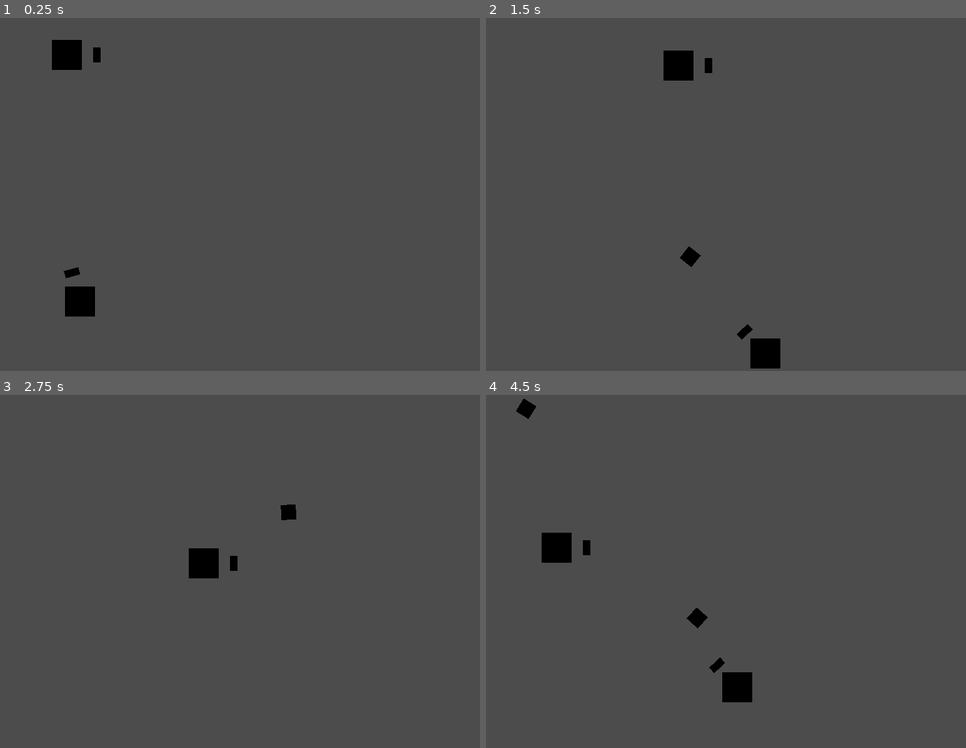
Above: before the commit, frames 1-4 (two rows, left to right).
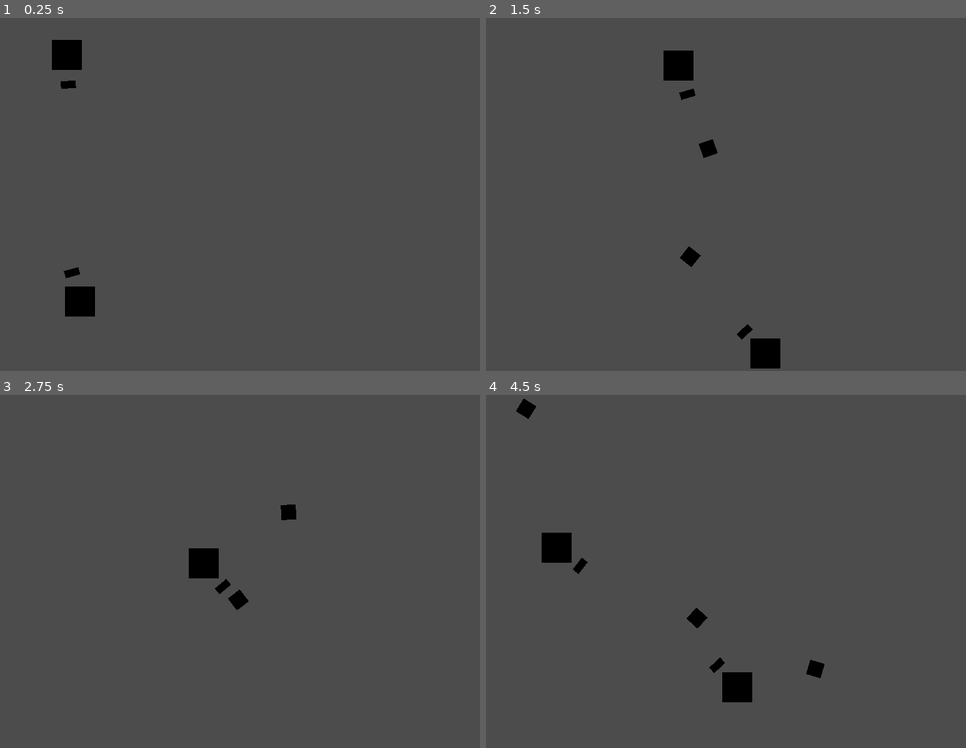
Above: after the commit, the same moments.

Repository: SaviHex/gmtk2020
Game: Godot game, scene res://core/Main/Main.tscn
The game is run twice, just before and just after one commit, with the same random seed, the same clock (stepped at 60 frames per second) and the same inputs.
Inputs (mouse positions are in pixels of both pictures, inside the frame that each line leads up to):
- Up to frame 1 (0.25 s): no input
- Up to frame 2 (1.5 s): move the mouse to (831, 173) at 0.52 s; hold D (right) 0.53-1.28 s; click (831, 173) at 0.6 s; move the mouse to (630, 208) at 1.27 s; hold S (down) from 1.28 s (still down); click (630, 208) at 1.35 s
- Up to frame 3 (2.75 s): move the mouse to (288, 486) at 2.02 s; release S (down) at 2.03 s; hold D (right) from 2.03 s (still down); click (288, 486) at 2.1 s
- Up to frame 4 (4.5 s): move the mouse to (702, 638) at 2.77 s; release D (right) at 2.78 s; hold W (up) 2.78-3.53 s; click (702, 638) at 2.85 s; move the mouse to (870, 620) at 3.52 s; hold A (left) from 3.53 s (still down); click (870, 620) at 3.6 s; move the mouse to (582, 515) at 4.27 s; click (582, 515) at 4.35 s

The runs differ from the first frame. In frame 1, 0.1% of the frame differs, in the area x 12-21%, y 8-21%; in frame 2, 0.3%; in frame 3, 0.3%; in frame 4, 0.3%, in the area x 18-71%, y 41-81%.

Commit message:
Inimigo agora atira no player

Diff:
--- a/src/core/Main/Main.gd
+++ b/src/core/Main/Main.gd
@@ -9,10 +9,15 @@
 	self.characters = $Characters.get_children()
 	init_enemies()
 
+func init_player():
+	pass
 
 func init_enemies():
 	var i = 0
 	for c in self.characters:
 		if c.is_in_group("enemy"):
-			c.init(self.paths[i])
+			c.init(self.paths[i], get_next_char(i))
 		i += 1
+
+func get_next_char(i: int) -> Node2D:
+	return self.characters[(i + 1) % self.characters.size()]
--- a/src/core/enemy/Enemy.gd
+++ b/src/core/enemy/Enemy.gd
@@ -1,67 +1,41 @@
 extends KinematicBody2D
 
-export var speed: float = 50
-var friction = 0.2
-var acceleration = 0.5
-var velocity = Vector2.ZERO
+export var speed: float = 1.0
+export var min_shoot_time: float = 1.0
+export var max_shoot_time: float = 5.0
 
-onready var pivot = get_node("Pivot")
-onready var bullet_point = get_node("Pivot/BulletPoint")
+onready var pivot = $Pivot
+onready var bullet_point = $Pivot/BulletPoint
+onready var shoot_timer: Timer = $ShootTimer
 
 var bullet = preload("res://core/bullet/Bullet.tscn")
 
-var main_node: Node2D
+var initialized: bool = false
 var current_path
-
-var path_positions = Array()
-var current_pos : int = 0
+var current_target: Node2D
 
 func _ready():
-	self.main_node = get_parent().get_parent()
-#
-#	var path_node_parent
-#	for node in get_parent().get_parent().get_node("Characters/AiPath").get_children():
-#		if node.get_name() == get_name():
-#			path_node_parent = node
-#			break
-#
-#	for node in path_node_parent.get_children():
-#		path_positions.append(node)
+	randomize()
+	var random_time = rand_range(self.min_shoot_time, self.max_shoot_time)
+	self.shoot_timer.wait_time = random_time
+	self.shoot_timer.start()
 
-
-func init(path: Path2D):
+func init(path: Path2D, target: Node2D):
 	self.current_path = path
 	self.current_path.start(self.speed)
-	print("initialized")
+	self.current_target = target
+	self.initialized = true
 
 func _process(delta: float) -> void:
-	if self.current_path != null:
+	if self.initialized:
 		self.position = self.current_path.get_current_point()
-
-#
-#func get_target():
-#	var target_pos = path_positions[current_pos].position
-#	if abs(target_pos.y - position.y) < 10 and abs(target_pos.x - position.x) < 10:
-#			current_pos += 1
-#			if current_pos > path_positions.size() - 1:
-#				current_pos = 0
-#	return target_pos
-#
-#func _physics_process(delta):
-#	var target_pos = get_target()
-#	var input_velocity = Vector2.ZERO
-#
-#	if target_pos:
-#		pivot.look_at(target_pos)
-#		input_velocity = (target_pos - position).normalized() * speed
-#
-#	if input_velocity.length() > 0:
-#		velocity = velocity.linear_interpolate(input_velocity, acceleration)
-#	else:
-#		velocity = velocity.linear_interpolate(Vector2.ZERO, friction)
-#	velocity = move_and_slide(velocity)
+		self.pivot.look_at(self.current_target.position)
 
 func shoot():
 	var b = bullet.instance()
 	b.start(bullet_point.global_position, pivot.rotation)
 	get_parent().add_child(b)
+
+
+func _on_ShootTimer_timeout() -> void:
+	shoot()
--- a/src/core/enemy/Enemy.tscn
+++ b/src/core/enemy/Enemy.tscn
@@ -36,3 +36,6 @@
 __meta__ = {
 "_editor_description_": ""
 }
+
+[node name="ShootTimer" type="Timer" parent="."]
+[connection signal="timeout" from="ShootTimer" to="." method="_on_ShootTimer_timeout"]
